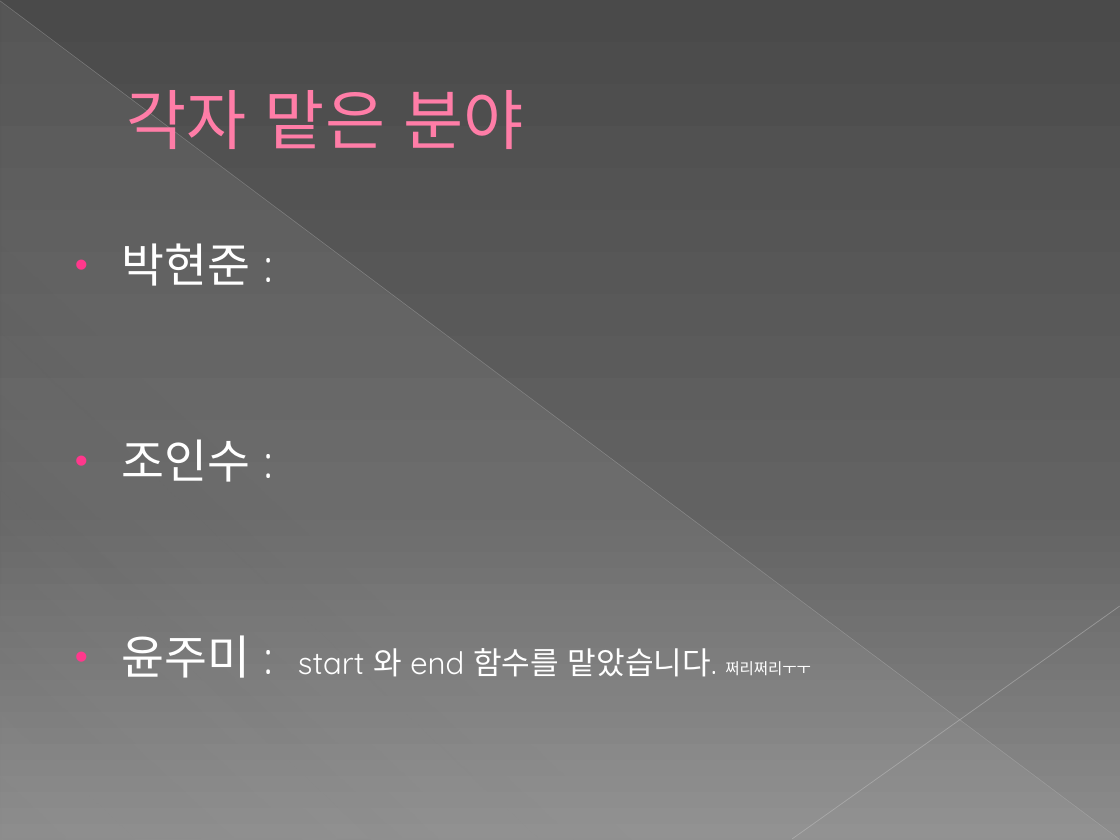
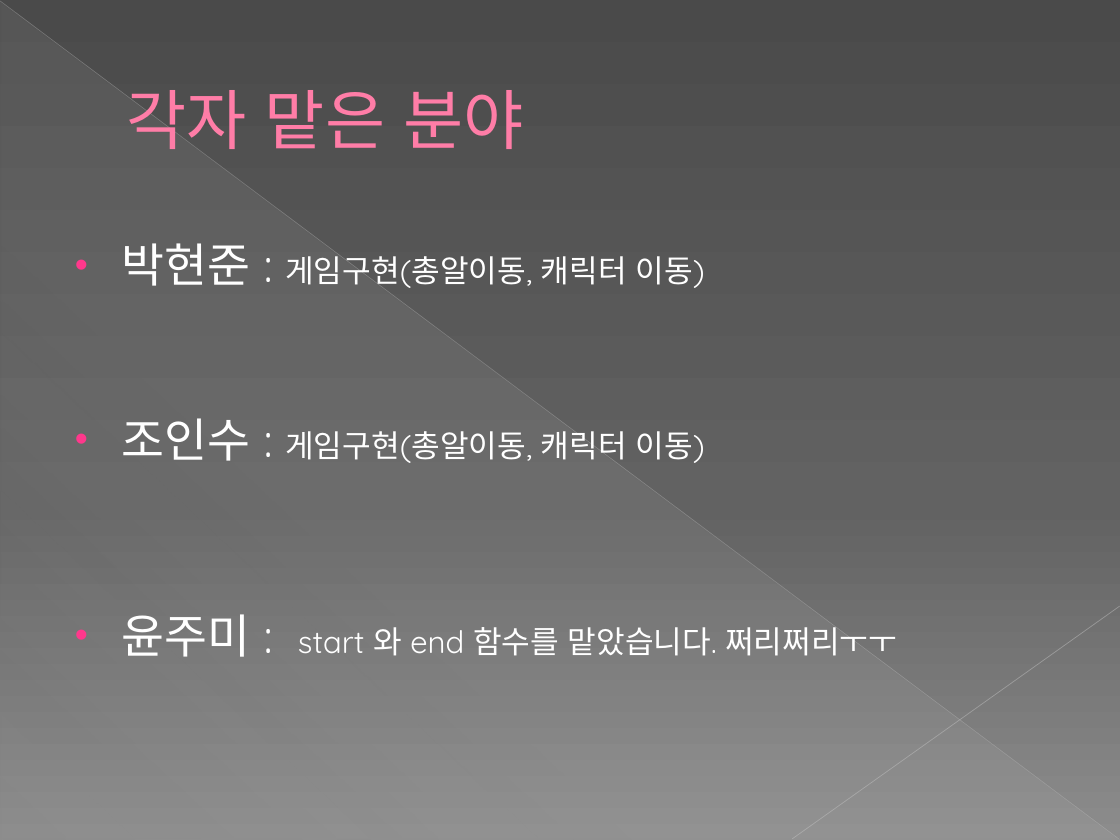
Before and after one commit to Yukariko/is_proj_15, a slide deck: slide 11 of yamdang/13조 프로젝트.pptx (slide 10 before the commit). Drawn at 1120x840 pixels with LibreOffice and Linux fonts; fonts in the diff are those of the drawing. Boxes give left, top, right and bottom in pixels: in the first picture for what was removed or moved away, otherwise in the second. Text is boxed around its words. In the diff, an @@ line names an element or a change of style, - is before the commit and + after.

```diff
--- a/yamdang/13조 프로젝트.pptx
+++ b/yamdang/13조 프로젝트.pptx
@@ text at [122,243,705,463]: text changed; size 30 to 20 pt @@
-• 박현준 :
-• 조인수 :
+• 박현준 : 게임구현(총알이동, 캐릭터 이동)
+• 조인수 : 게임구현(총알이동, 캐릭터 이동)
@@ text at [122,614,897,657]: size 10 to 20 pt in "쩌리쩌리ㅜㅜ" @@
```
Also in this commit, not shown: 1 other slide changed, 3 slides added, 2 slides removed.
